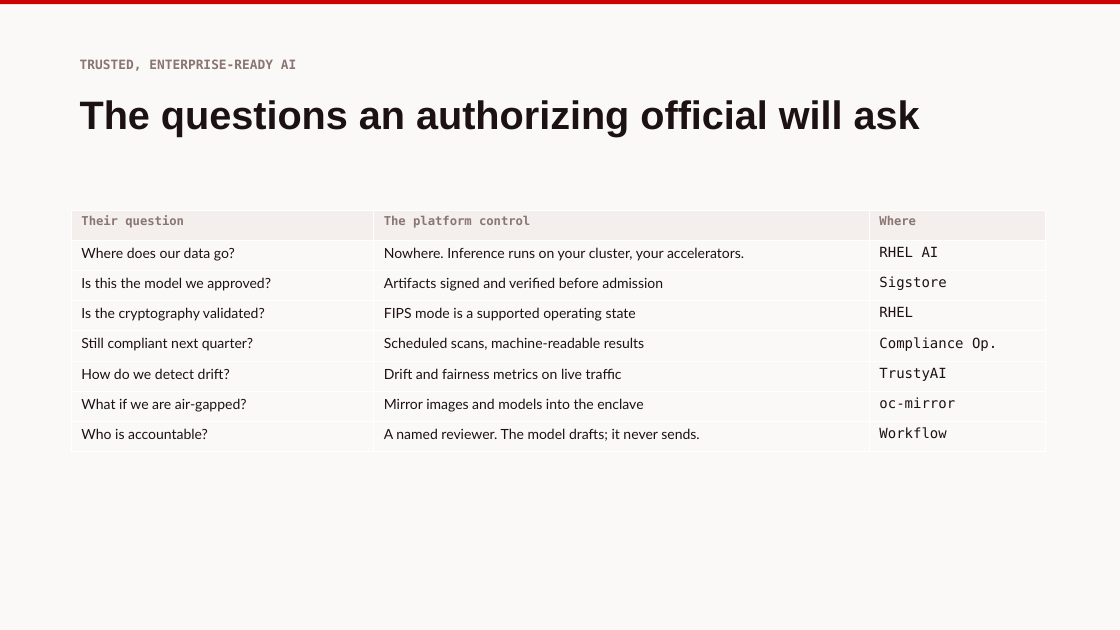
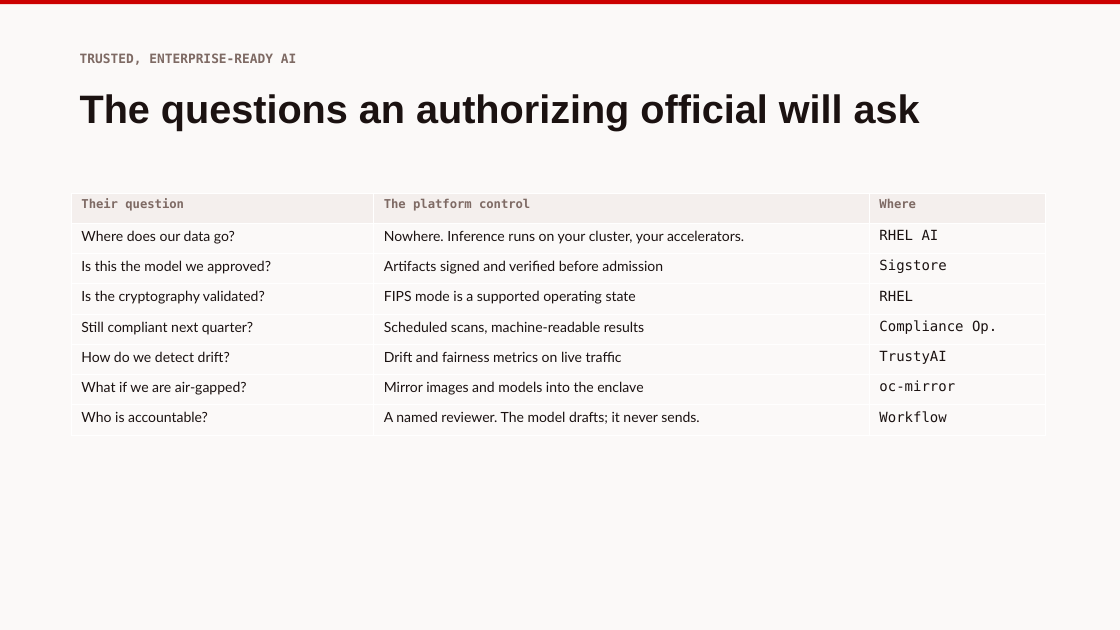
Before and after one commit to nommsweyMX/redhat-ai-tax-labs, a slide deck: slide 6 of slides/exports/redhat-ai-tax-administration.pptx. Drawn at 1120x630 pixels with LibreOffice and Linux fonts; fonts in the diff are those of the drawing. Boxes give left, top, right and bottom in pixels: in the first picture for what was removed or moved away, otherwise in the second. Text is boxed around its words. In the diff, an @@ line names an element or a change of style, - is before the commit and + after.

```diff
--- a/slides/exports/redhat-ai-tax-administration.pptx
+++ b/slides/exports/redhat-ai-tax-administration.pptx
@@ text "TRUSTED, ENTERPRISE-READY AI" at [80,53,296,65]: text colour #8A7671 to #7E6A64 @@
@@ text "The questions an authorizing official ...": place and size @@
-text "The questions an authorizing official ..." at [80,100,920,137]
+text "The questions an authorizing official ..." at [80,94,920,131]
@@ table at [71,193,1046,435] @@
@@ text colour #8A7671 to #7E6A64 in "Their question", "The platform control", "Where" @@
@@ table: place and size @@
-table at [71,210,1046,452]
+table at [71,193,1046,435]
```
Also in this commit, not shown: 7 other slides changed, 5 other files.
